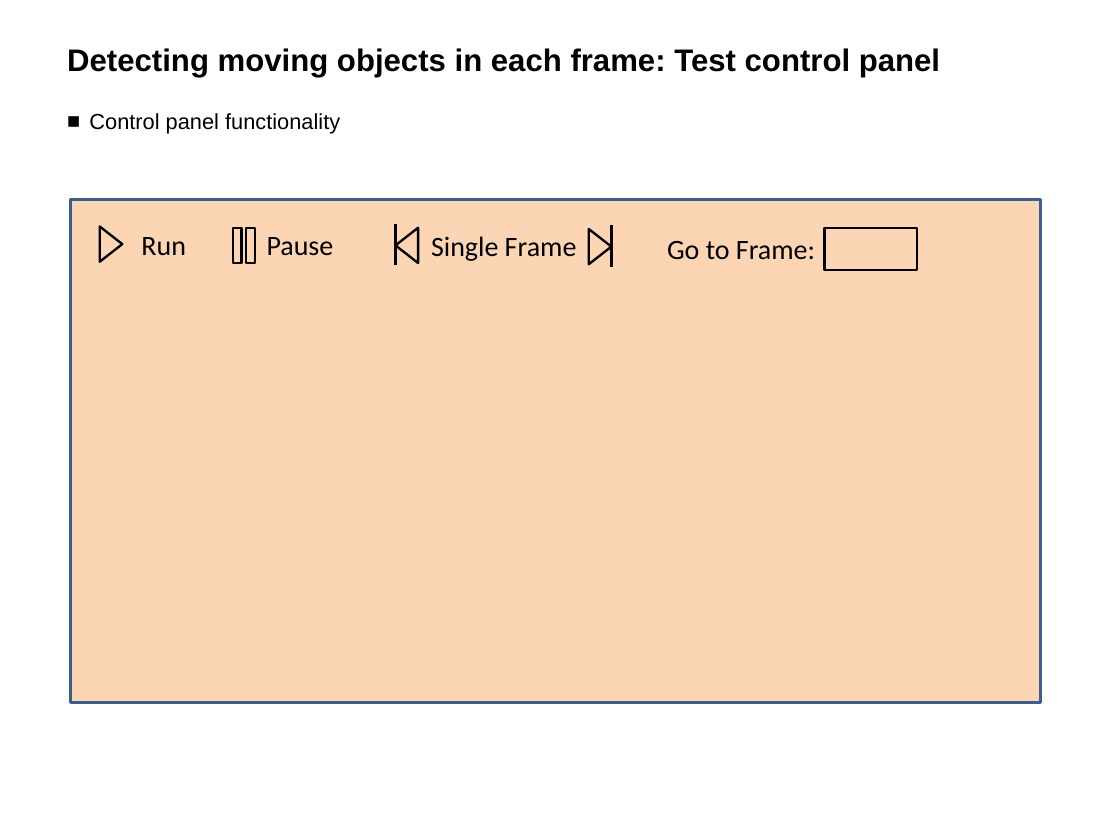
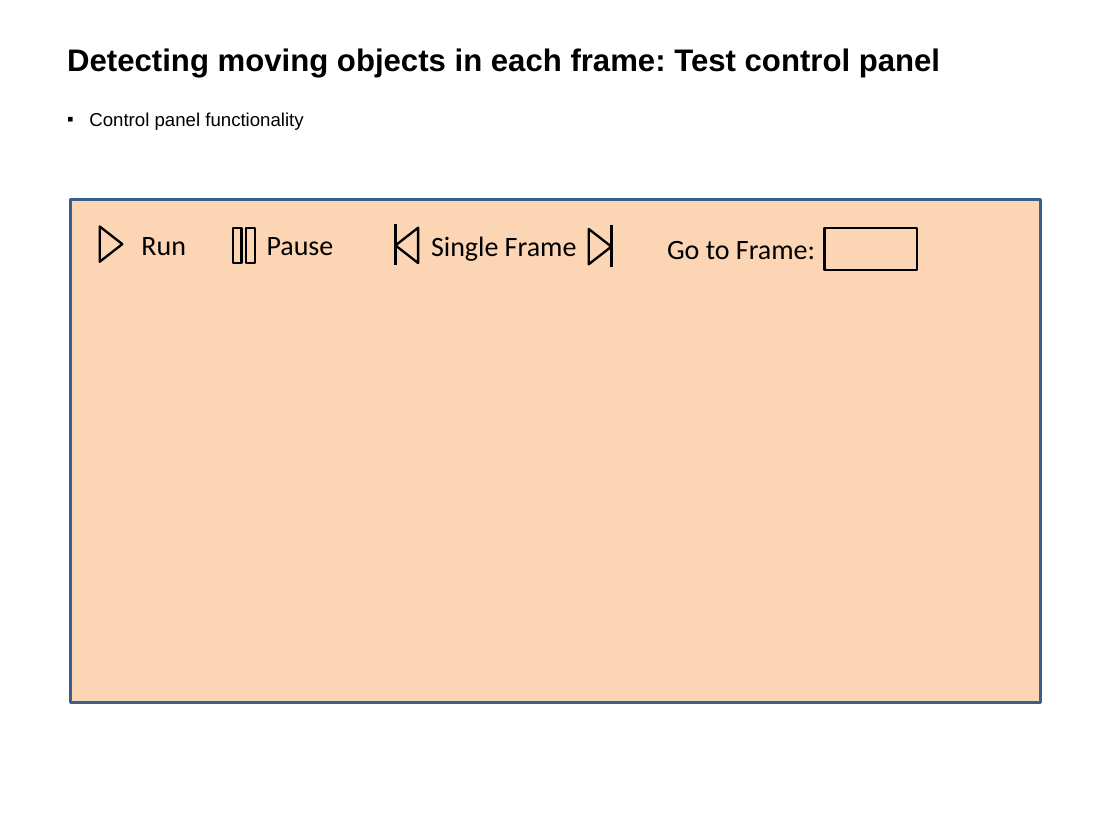
Before and after one commit to HwyToHell/CarCount, a slide deck: slide 17 of MotionDetection+ObjectTrackingV4.pptx (slide 16 before the commit). Drawn at 1120x840 pixels with LibreOffice and Linux fonts; fonts in the diff are those of the drawing. Boxes give left, top, right and bottom in pixels: in the first picture for what was removed or moved away, otherwise in the second. Text is boxed around its words. In the diff, an @@ line names an element or a change of style, - is before the commit and + after.

```diff
--- a/MotionDetection+ObjectTrackingV4.pptx
+++ b/MotionDetection+ObjectTrackingV4.pptx
@@ text "Control panel functionality" at bbox=[89, 112, 303, 130]: size 14 to 12 pt; bullet ■ to ▪ @@
```
Also in this commit, not shown: 10 other slides changed, 1 slide added, 19 other files.
